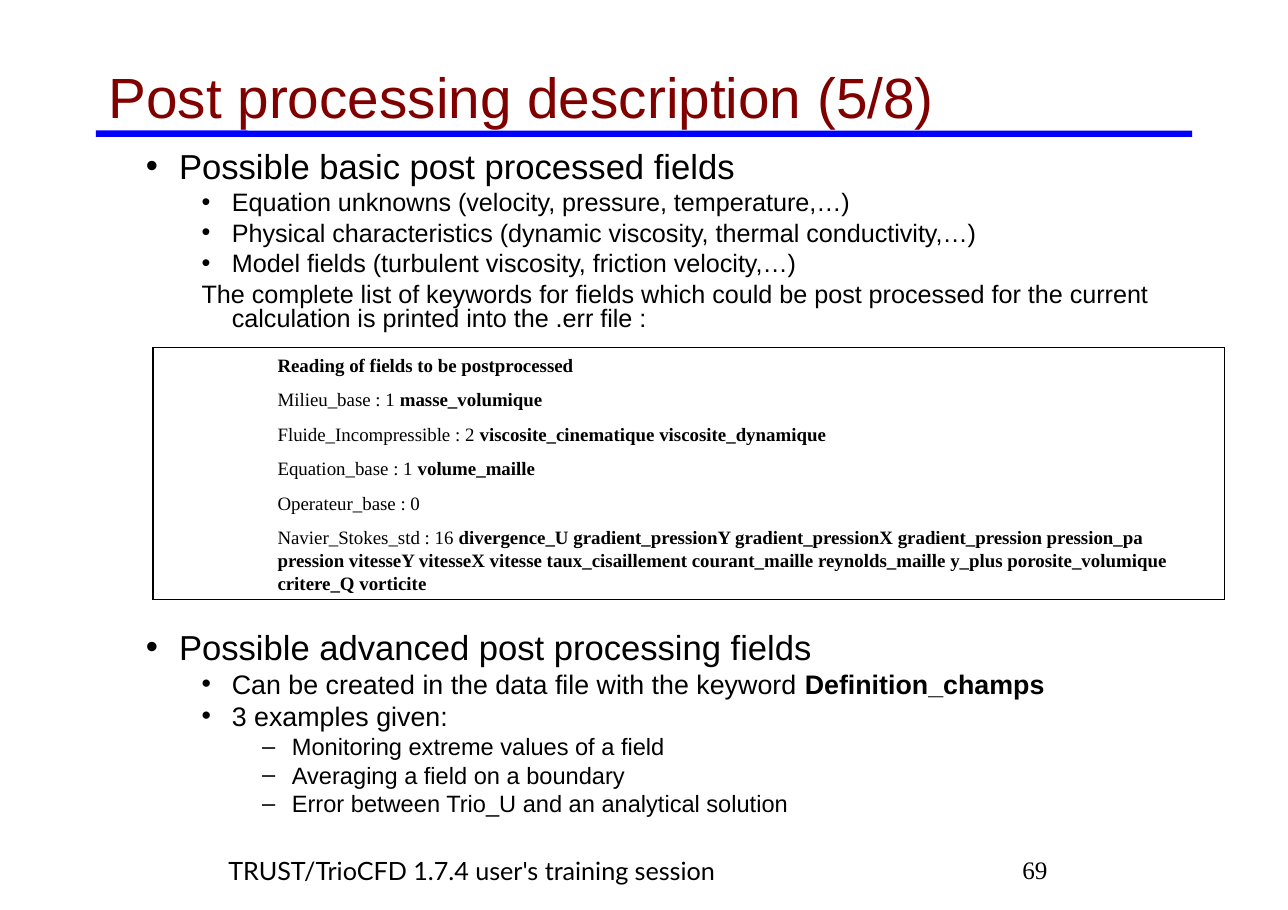
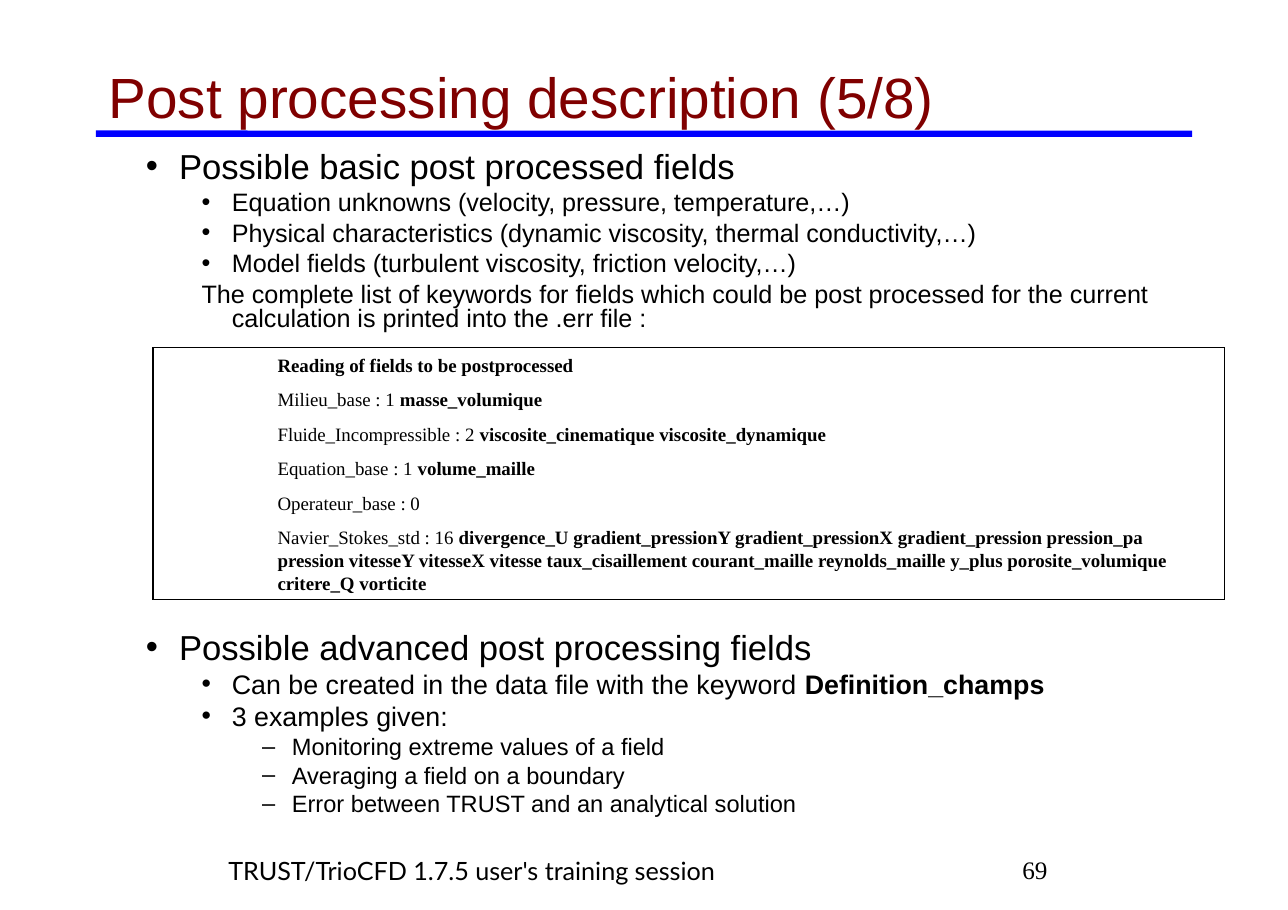
Before and after one commit to cea-trust-platform/trust-code, a slide deck: slide 69 of doc/TRUST/TRUST_and_TrioCFD_presentation.odp. Drawn at 1288x910 pixels with LibreOffice and Linux fonts; fonts in the diff are those of the drawing; background and template pictures are left out. Boxes give left, top, right and bottom in pixels: in the first picture for what was removed or moved away, otherwise in the second. Text is boxed around its words. In the diff, an @@ line names an element or a change of style, - is before the commit and + after.

```diff
--- a/doc/TRUST/TRUST_and_TrioCFD_presentation.odp
+++ b/doc/TRUST/TRUST_and_TrioCFD_presentation.odp
@@ text at [292,795,796,817]: text changed @@
-      – Error between Trio_U and an analytical solution
+      – Error between TRUST and an analytical solution
@@ text at [228,861,715,885]: text changed @@
-TRUST/TrioCFD 1.7.4 user's training session
+TRUST/TrioCFD 1.7.5 user's training session
```
Also in this commit, not shown: 188 other slides changed, 9 other files.
